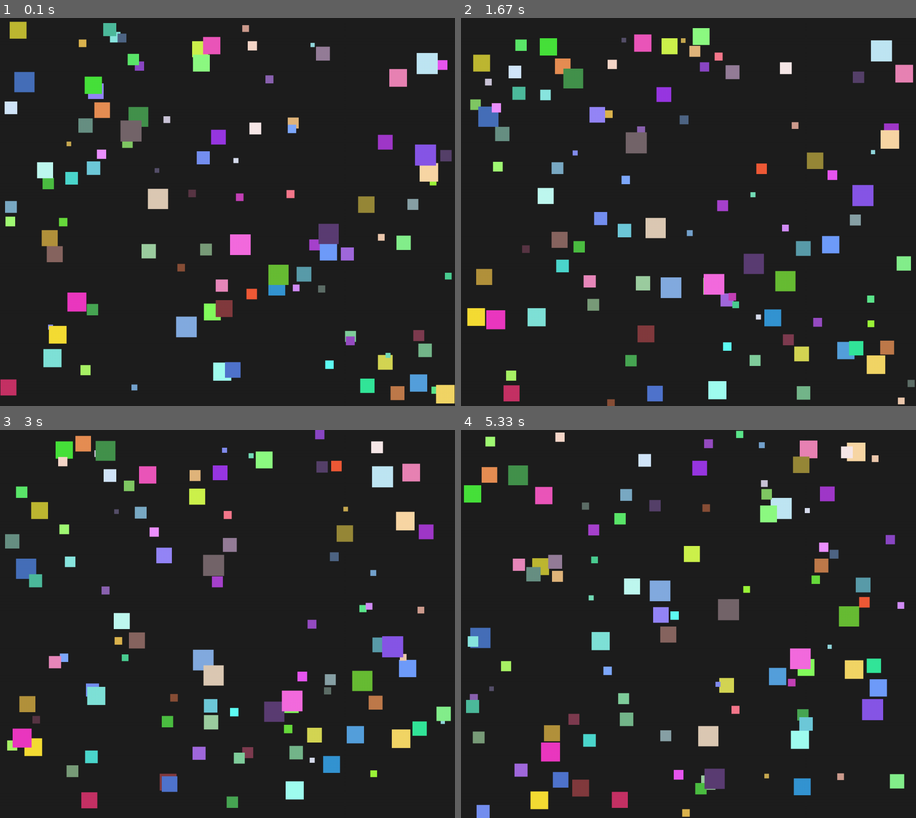
Above: before the commit, frames 1-4 (two rows, left to right).
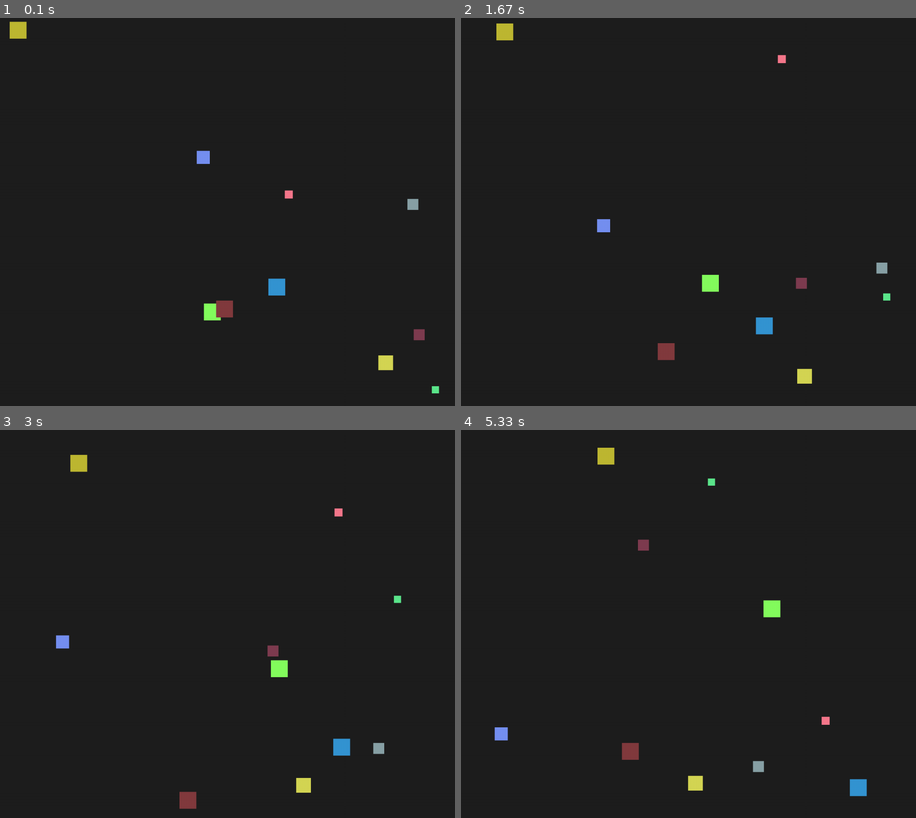
Above: after the commit, the same moments.

Repository: luc11Mhe/lab8-pygame
Game: pygame game, started from main.py
The game is run twice, just before and just after one commit, with the same random seed, the same clock (stepped at 60 frames per second) and the same inputs.
Inputs:
- Up to frame 1 (0.1 s): no input
- Up to frame 2 (1.67 s): no input
- Up to frame 3 (3 s): no input
- Up to frame 4 (5.33 s): no input

The runs differ from the first frame. In frame 1, 9.6% of the frame differs, in the area x 0-100%, y 1-100%; in frame 2, 11%; in frame 3, 11%; in frame 4, 12%, in the area x 0-98%, y 0-100%.

Commit message:
Changes during classssssss

Diff:
--- a/main.py
+++ b/main.py
@@ -69,7 +69,7 @@
 
 
 squares = []
-for i in range(100):
+for i in range(10):
     squares.append(Square())
 
 
